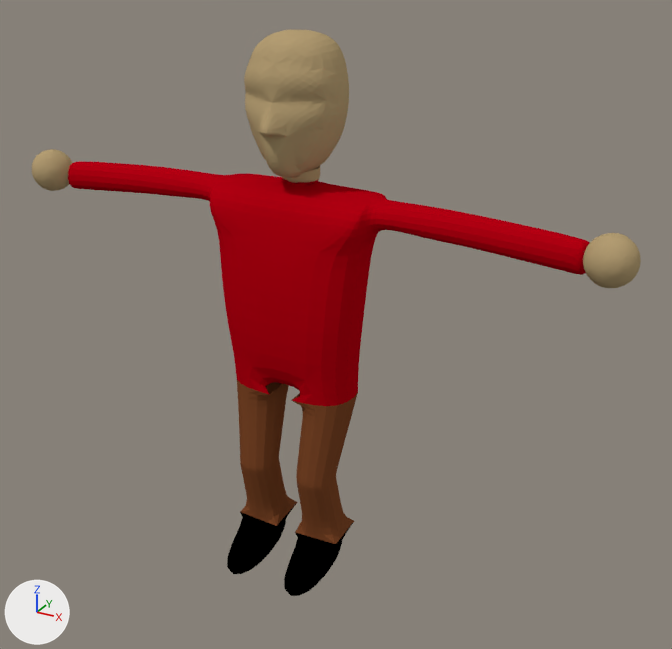
Renders of the Blender file Blend Files/Human.blend from each side of a commit.
One viewpoint serves both versions: a camera (50 mm lens) standing at (1.7, -2.92, 2.49) and looking at (0.16, -0.11, 1.08). Arrows for +X, +Y and +Z are at lower left; the lights stay in place.

Script lines for the objects in view, before the commit:
```python
me_cylinder_000 = bpy.data.meshes.new('Cylinder.000')
me_cylinder_000.from_pydata(...)  # 44 vertices, 66 faces; spans x -0.16..0.16, y -0.208..0.192, z -0.214..0.214
me_cylinder_000.materials.append(mat_skin_001)  # brown #b49d73
me_cylinder_001 = bpy.data.meshes.new('Cylinder.001')
me_cylinder_001.from_pydata(...)  # 310 vertices, 336 faces; spans x -1.23..1.23, y -0.45..0.07, z 0.0..1.66
# faces by material slot: [192, 84, 48, 12]
me_cylinder_001.materials.append(mat_skin_001)  # brown #b49d73
me_cylinder_001.materials.append(mat_shirt_001)  # red #b40013
me_cylinder_001.materials.append(mat_pants_001)  # brown #794527
me_cylinder_001.materials.append(mat_black_001)  # black #000000
ob_head = bpy.data.objects.new('Head', me_cylinder_000)
ob_head.location = (-0.006, -0.123, 1.883)
ob_head.scale = (1.21, 1.21, 1.21)
_m = ob_head.modifiers.new('Subsurf', 'SUBSURF')
_m.levels = 4
ob_model = bpy.data.objects.new('Model', me_cylinder_001)
ob_model.location = (0.0, -0.041, 0.0)
_m = ob_model.modifiers.new('Subsurf', 'SUBSURF')
```
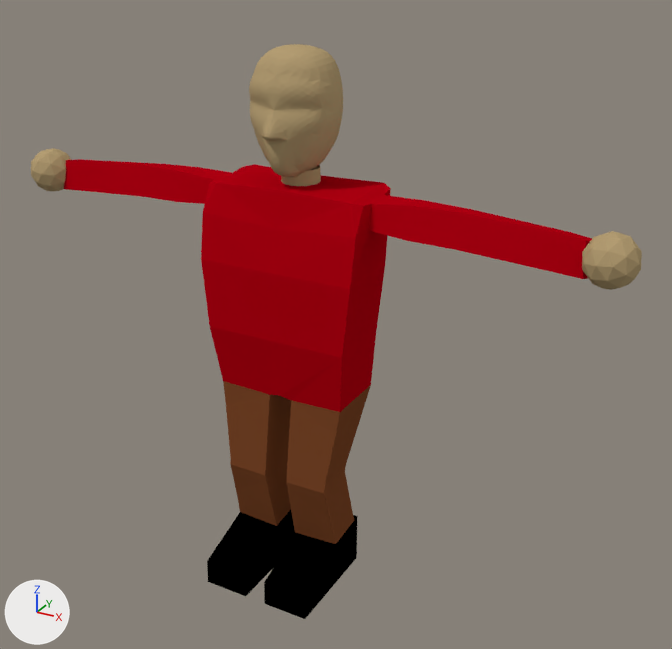
Commit message: Update human model with new head

Patch to the scene script:
```diff
--- a/Blend Files/Human.blend.py
+++ b/Blend Files/Human.blend.py
@@ me_cylinder_000 @@
 me_cylinder_000.from_pydata(...)  # 44 vertices, 66 faces; spans x -0.16..0.16, y -0.208..0.192, z -0.214..0.214
 # used by ob_head; location = (-0.006, -0.123, 1.883); scale = (1.21, 1.21, 1.21)
+# me_cylinder_000 part 1: the whole mesh is scaled about its middle by 0.9, then moved by (0.0, -0.001, -0.002)
 me_cylinder_000.materials.append(mat_skin_001)
@@ ob_head @@
 ob_head = bpy.data.objects.new('Head', me_cylinder_000)
-ob_head.location = (-0.006, -0.123, 1.883)
+ob_head.location = (-0.006, -0.123, 1.861)
 ob_head.scale = (1.21, 1.21, 1.21)
@@ ob_model @@
 ob_model.location = (0.0, -0.041, 0.0)
-_m = ob_model.modifiers.new('Subsurf', 'SUBSURF')
```

What differs and where, as boxes [x1, y1, x2, y2] in the pictures (672 x 649 px):
'Model', modifiers changed: before [32, 149, 641, 596]; after [31, 148, 642, 619]
'Head', mesh rescaled, moved (10% narrower, 10% shorter): before [244, 30, 349, 178]; after [249, 44, 343, 177]
